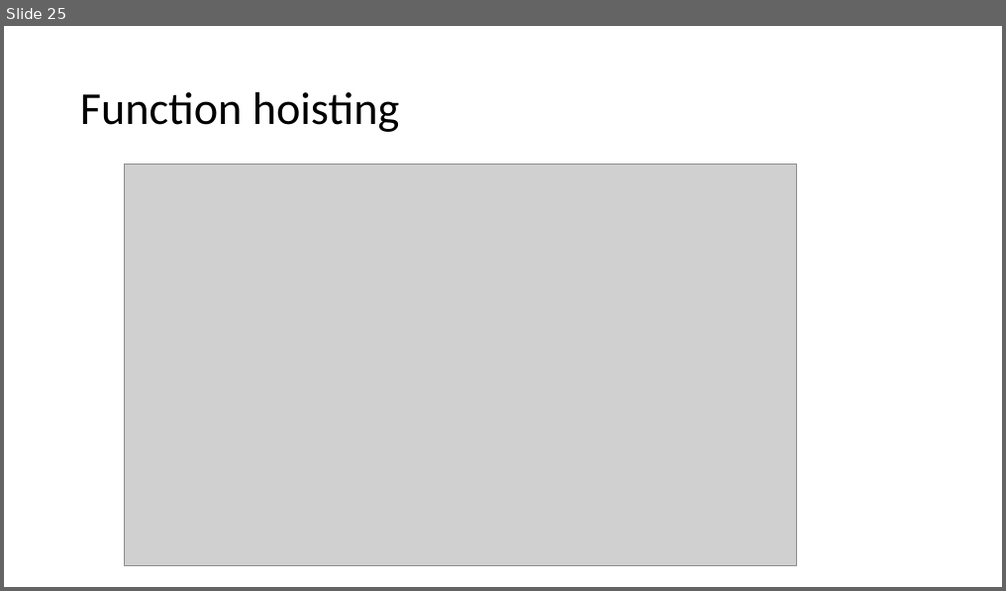
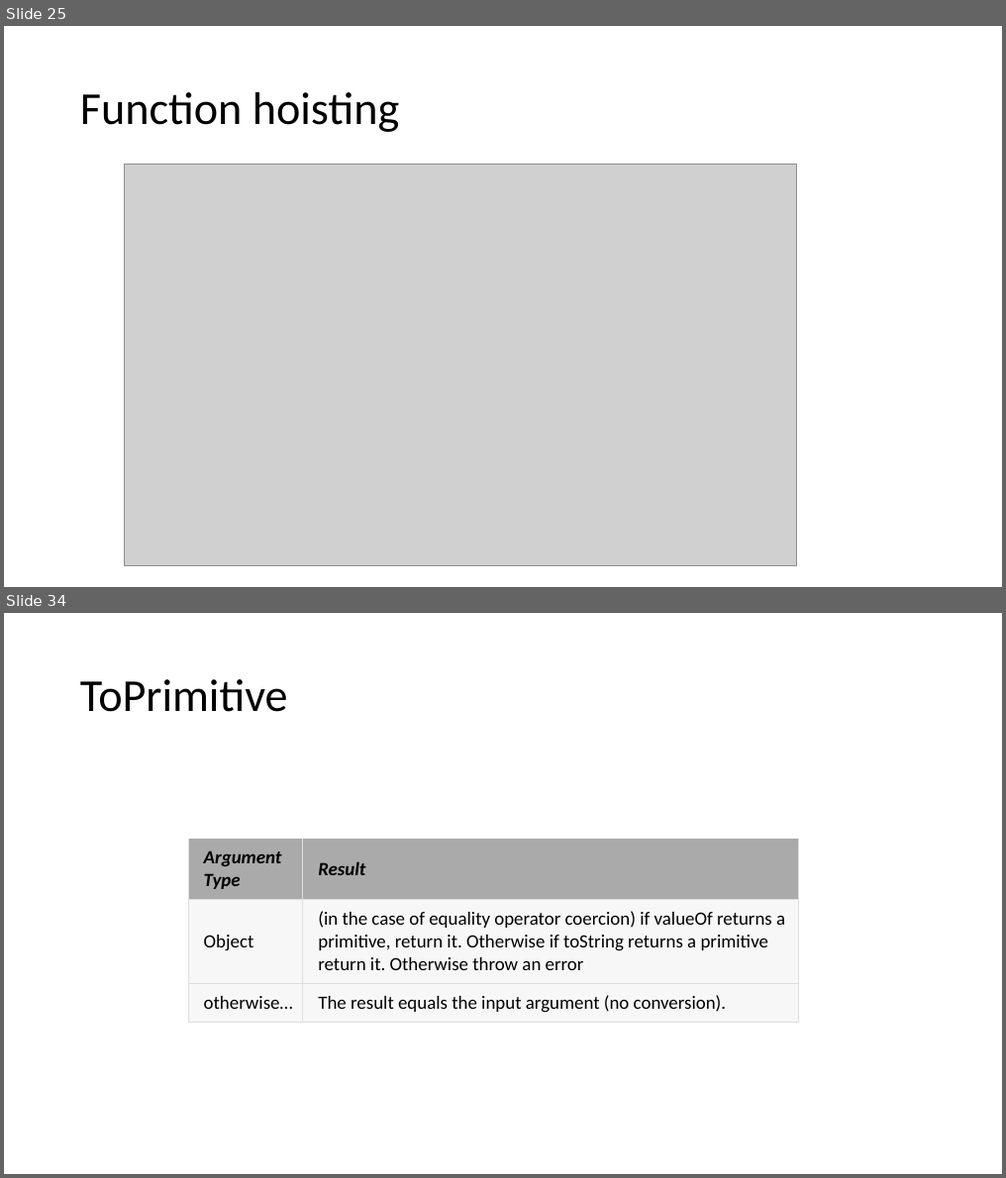
Before and after one commit to logan2013/java8, a slide deck: JavaScript.pptx. Shown one above the other, each under a label of ours: slide 25 before the commit, slides 25 and 34 after it; the slides between them are not shown. The pictures are 1006x591 and 1006x1178 pixels, drawn with LibreOffice and Linux fonts; fonts in the diff are those of the drawing; grey boxes stand for pictures. Boxes give left, top, right and bottom in pixels: in the first picture for what was removed or moved away, otherwise in the second. Text is boxed around its words. In the diff, an @@ line names an element or a change of style, - is before the commit and + after.

```diff
--- a/JavaScript.pptx
+++ b/JavaScript.pptx
@@ slide 34 added at (4,613,1002,1174), background #FFFFFF @@
@@ title added at (80,679,288,712), 44 pt, text #000000 @@
+ToPrimitive
@@ table added at (188,839,798,1020), 3 rows, 2 columns @@
+Argument Type | Result
+Object | (in the case of equality operator coercion) if valueOf returns a primitive, return it. Otherwise if toString returns a primitive return it. Otherwise throw an error
+otherwise… | The result equals the input argument (no conversion).
```
Also in this commit, not shown: 3 slides changed, 9 other slides added, 3 slides removed.
